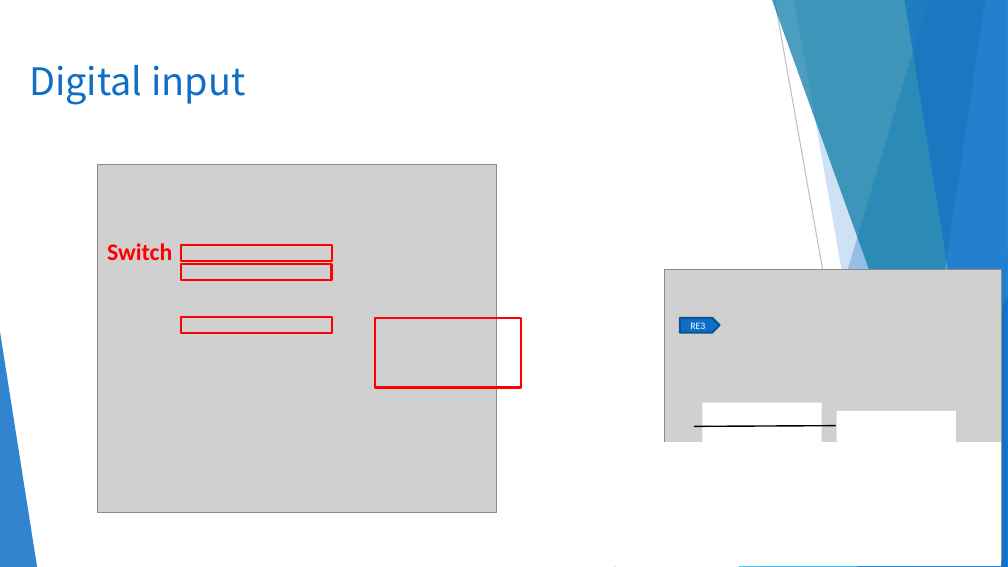
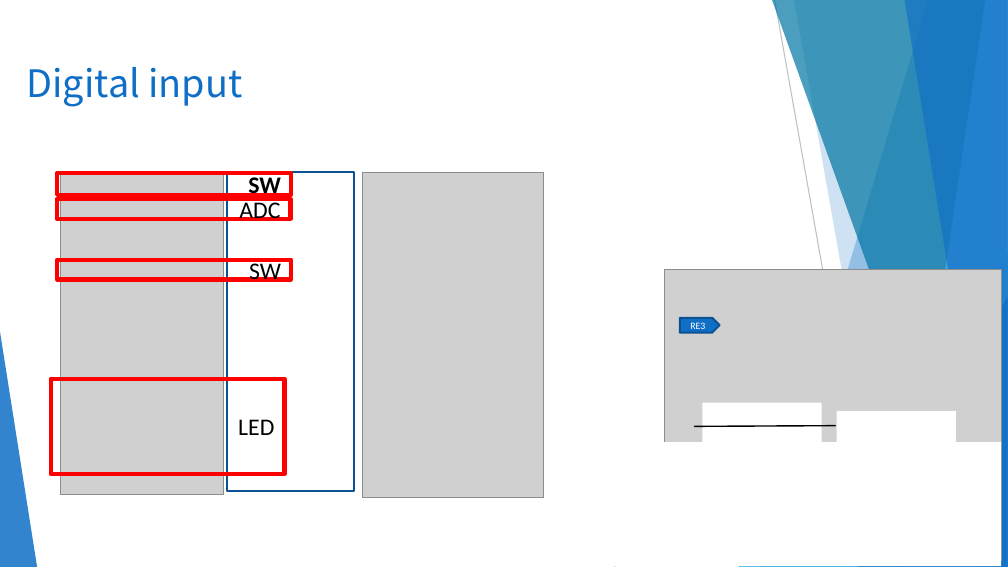
Before and after one commit to GreatCowBASIC/Demonstration_Sources, a slide deck: slide 9 of Vendor_Boards/Great_Cow_Basic_Demo_Board/16F17556_chiprange_demonstrations/tutorials/GCBASIC_Part6_Using_the_Reset.pptx. Drawn at 1008x567 pixels with LibreOffice and Linux fonts; fonts in the diff are those of the drawing; grey boxes stand for pictures; background and template pictures are left out. Boxes give left, top, right and bottom in pixels: in the first picture for what was removed or moved away, otherwise in the second. Text is boxed around its words. In the diff, an @@ line names an element or a change of style, - is before the commit and + after.

```diff
--- a/Vendor_Boards/Great_Cow_Basic_Demo_Board/16F17556_chiprange_demonstrations/tutorials/GCBASIC_Part6_Using_the_Reset.pptx
+++ b/Vendor_Boards/Great_Cow_Basic_Demo_Board/16F17556_chiprange_demonstrations/tutorials/GCBASIC_Part6_Using_the_Reset.pptx
@@ rectangle added at [57,172,291,195], outline #FF0000 3 pt, 17 pt, text #000000, bold @@
+SW
@@ picture added at [60,172,223,495] @@
@@ picture removed at [98,164,497,512] @@
@@ rectangle added at [227,172,354,491], fill #FFFFFF, outline #0B5292 1.5 pt @@
@@ picture added at [362,172,543,498] @@
@@ rectangle added at [56,199,290,219], outline #FF0000 3 pt, 17 pt, text #000000 @@
+ADC
@@ rectangle added at [57,260,291,280], outline #FF0000 3 pt, 17 pt, text #000000 @@
+SW
@@ text removed at [107,243,172,260] @@
-Switch
@@ rectangle removed at [180,264,332,280] @@
@@ rectangle removed at [181,245,333,261] @@
@@ rectangle removed at [181,318,333,334] @@
@@ rectangle removed at [375,318,522,387] @@
@@ rectangle added at [50,379,284,474], outline #FF0000 3 pt, 17 pt, text #000000 @@
+LED
```
Also in this commit, not shown: 11 other slides changed, 40 other files.
